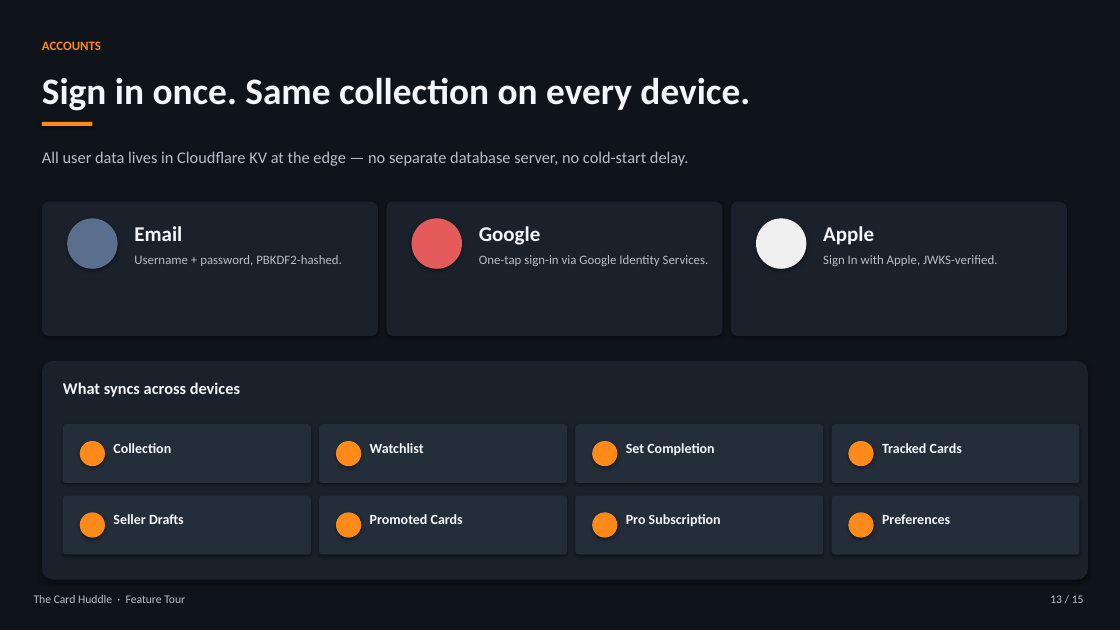
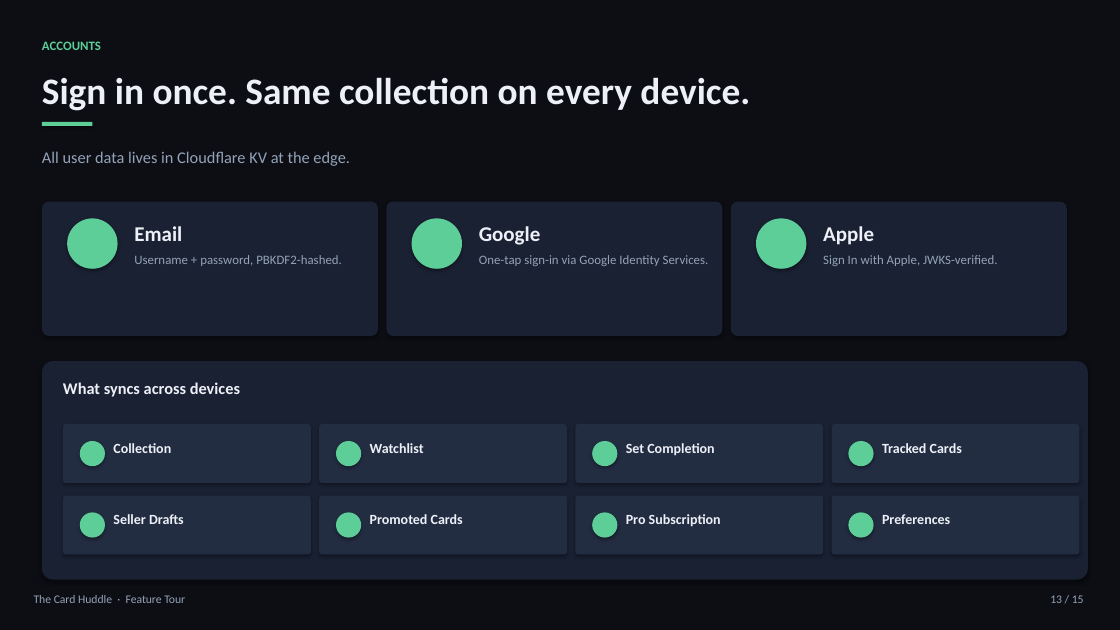
Before and after one commit to PeytonFrankeCode/FbAi, a slide deck: slide 13 of the-card-huddle-feature-tour.pptx. Drawn at 1120x630 pixels with LibreOffice and Linux fonts; fonts in the diff are those of the drawing. Boxes give left, top, right and bottom in pixels: in the first picture for what was removed or moved away, otherwise in the second. Text is boxed around its words. In the diff, an @@ line names an element or a change of style, - is before the commit and + after.

```diff
--- a/the-card-huddle-feature-tour.pptx
+++ b/the-card-huddle-feature-tour.pptx
@@ rectangle at (0, 0, 1120, 630): fill #0F141A to #0C0E14 @@
@@ text "ACCOUNTS" at (42, 41, 101, 50): text colour #FF8A1A to #5ECE99 @@
@@ text at (42, 151, 350, 166): text changed; text colour #B6BECB to #94A3B8 @@
-All user data lives in Cloudflare KV at the edge — no separate database server, no cold-start delay.
+All user data lives in Cloudflare KV at the edge.
@@ rounded rectangle at (67, 218, 118, 269): fill #5A6E8E to #5ECE99 @@
@@ rounded rectangle at (412, 218, 462, 269): fill #E55A5A to #5ECE99 @@
@@ rounded rectangle at (756, 218, 807, 269): fill #F0F0F0 to #5ECE99 @@
@@ text colour #F4F6FA to #EDF0F7 in 4 elements at (42, 77, 750, 111), (134, 226, 182, 241), (479, 226, 541, 245), (823, 226, 874, 245) @@
@@ fill #1A212B to #1A2133 in 4 elements at (42, 202, 378, 336), (386, 202, 723, 336), (731, 202, 1067, 336), (42, 361, 1088, 580) @@
@@ fill #242D3A to #232D42 in 8 elements at (63, 424, 311, 483), (319, 424, 567, 483), (576, 424, 823, 483), (832, 424, 1080, 483), (63, 496, 311, 555), (319, 496, 567, 555), (576, 496, 823, 555), (832, 496, 1080, 555) @@
@@ fill #FF8A1A to #5ECE99 in 9 elements at (42, 122, 92, 126), (80, 441, 105, 466), (336, 441, 361, 466), (592, 441, 618, 466), (849, 441, 874, 466), (80, 513, 105, 538), (336, 513, 361, 538), (592, 513, 618, 538), (849, 513, 874, 538) @@
@@ text colour #B6BECB to #94A3B8 in 5 elements at (134, 255, 342, 266), (479, 255, 709, 266), (823, 255, 997, 266), (34, 595, 185, 603), (1050, 595, 1084, 603) @@
```
Also in this commit, not shown: 14 other slides changed.
